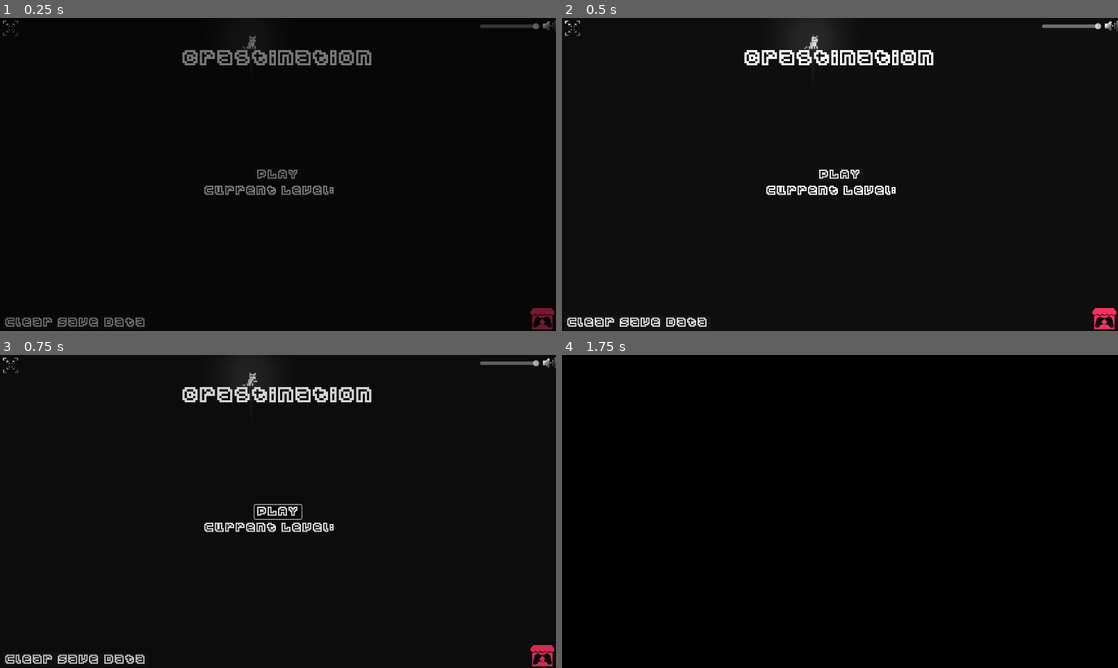
Above: before the commit, frames 1-4 (two rows, left to right).
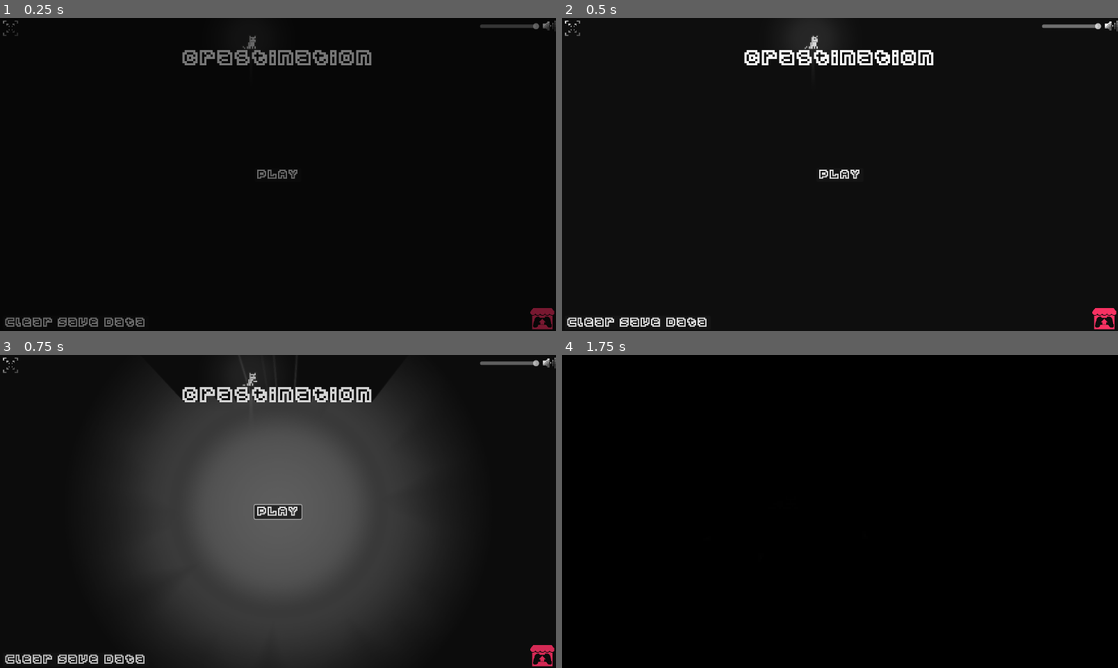
Above: after the commit, the same moments.

Repository: nwrenger/Crastination
Game: Godot game, scene res://World/Title.tscn
The game is run twice, just before and just after one commit, with the same random seed, the same clock (stepped at 60 frames per second) and the same inputs.
Inputs:
- Up to frame 1 (0.25 s): no input
- Up to frame 2 (0.5 s): no input
- Up to frame 3 (0.75 s): click "PLAY" at 0.5 s
- Up to frame 4 (1.75 s): click "PLAY" at 1.25 s

The runs differ from the first frame. In frame 1, 0.4% of the frame differs, in the area x 36-60%, y 53-57%; in frame 2, 0.4%; in frame 3, 40%, in the area x 22-79%, y 7-100%; in frame 4, nothing differs.
Error in both runs: Cannot call method 'get_as_text' on a null value. (res://UI/Save.gd:12)

Commit message:
:sparkles: Completed Converting Project One Exception: Moving Platforms Currently don't work, but Levels are still playable

Diff:
--- a/MovingPlattform/MovingPlattform.gd
+++ b/MovingPlattform/MovingPlattform.gd
@@ -2,8 +2,8 @@
 
 @export var animationleft := false
 
-func _ready():
-	if animationleft:
-		$Animation.play("movingleft")
-	else:
-		$Animation.play("movingright")
+#func _ready():
+#	if animationleft:
+#		$Animation.play("movingleft")
+#	else:
+#		$Animation.play("movingright")
--- a/MovingPlattform/MovingPlattform.tscn
+++ b/MovingPlattform/MovingPlattform.tscn
@@ -65,14 +65,15 @@
 [node name="MovingPlattform" type="Node2D"]
 script = ExtResource("2")
 
-[node name="AnimatableBody2D" type="AnimatableBody2D" parent="."]
-physics_material_override = SubResource("PhysicsMaterial_ksbq7")
-
-[node name="TileMap" type="TileMap" parent="AnimatableBody2D"]
+[node name="TileMap" type="TileMap" parent="."]
 tile_set = ExtResource("1")
 collision_animatable = true
 format = 2
 layer_0/tile_data = PackedInt32Array(-8, 4, 0, -7, 3, 0, -6, 5, 0, -5, 3, 0, -4, 5, 0, -3, 3, 0, -2, 5, 0, -1, 3, 0, -6 …(699 unchanged characters)…
+
+[node name="AnimatableBody2D" type="AnimatableBody2D" parent="."]
+visible = false
+physics_material_override = SubResource("PhysicsMaterial_ksbq7")
 
 [node name="Animation" type="AnimationPlayer" parent="."]
 autoplay = "reset"
--- a/World/Level/End.tscn
+++ b/World/Level/End.tscn
@@ -57,10 +57,12 @@
 [node name="Background" parent="." instance=ExtResource("2")]
 
 [node name="PointLight2D" type="PointLight2D" parent="."]
-position = Vector2(630, 349)
-energy = 8.0
-texture = ExtResource("3_gk373")
-texture_scale = 5.0
+texture_filter = 1
+texture_repeat = 2
+position = Vector2(644, 360)
+blend_mode = 1
+texture = ExtResource("3_nv3ly")
+texture_scale = 6.35
 
 [node name="AnimationFade" type="AnimationPlayer" parent="."]
 method_call_mode = 1
--- a/World/Level/Level10/Level10.1.tscn
+++ b/World/Level/Level10/Level10.1.tscn
@@ -8,6 +8,7 @@
 [ext_resource type="FontFile" path="res://Fonts/Text.tres" id="6_ky205"]
 [ext_resource type="PackedScene" uid="uid://bsprmlvm1l1e5" path="res://Portal/Portal.tscn" id="7"]
 [ext_resource type="PackedScene" uid="uid://bmopgmk8epuig" path="res://World/Level/Level10/MessagePortal1.tscn" id="8"]
+[ext_resource type="Texture2D" uid="uid://buo25vgp3y7ea" path="res://World/Light/spot.png" id="9_cievx"]
 
 [sub_resource type="AtlasTexture" id="1"]
 atlas = ExtResource("3")
@@ -70,12 +71,29 @@
 
 [node name="Player" parent="." instance=ExtResource("2")]
 
-[node name="DarkCat" type="Node2D" parent="."]
-light_mask = 3
-position = Vector2(246.667, 0.333333)
-
-[node name="Sprite2D" type="AnimatedSprite2D" parent="DarkCat"]
+[node name="DarkCat" type="AnimatedSprite2D" parent="."]
 modulate = Color(0, 0, 0, 1)
 light_mask = 2
+position = Vector2(246.667, 0.333333)
 sprite_frames = SubResource("5")
+autoplay = "default"
 frame = 1
+
+[node name="NoShadow" type="PointLight2D" parent="DarkCat"]
+position = Vector2(0, 7)
+energy = 0.75
+blend_mode = 1
+texture = ExtResource("9_cievx")
+texture_scale = 0.8
+
+[node name="Shadow" type="PointLight2D" parent="DarkCat"]
+light_mask = 3
+visibility_layer = 3
+position = Vector2(0, 7)
+blend_mode = 1
+shadow_enabled = true
+shadow_color = Color(0, 0, 0, 1)
+shadow_filter = 2
+shadow_item_cull_mask = 3
+texture = ExtResource("9_cievx")
+texture_scale = 1.2
--- a/World/Level/Level10/Level10.2.tscn
+++ b/World/Level/Level10/Level10.2.tscn
@@ -8,6 +8,7 @@
 [ext_resource type="PackedScene" path="res://World/Terrain/Borders.tscn" id="6"]
 [ext_resource type="PackedScene" uid="uid://bsprmlvm1l1e5" path="res://Portal/Portal.tscn" id="7"]
 [ext_resource type="PackedScene" uid="uid://b1fi4ws025kga" path="res://World/Level/Level10/MessagePortal2.tscn" id="8"]
+[ext_resource type="Texture2D" uid="uid://buo25vgp3y7ea" path="res://World/Light/spot.png" id="9_7ngmm"]
 
 [sub_resource type="AtlasTexture" id="1"]
 atlas = ExtResource("3")
@@ -71,11 +72,28 @@
 
 [node name="Player" parent="." instance=ExtResource("2")]
 
-[node name="DarkCat" type="Node2D" parent="."]
-light_mask = 3
-position = Vector2(246.667, 0.333333)
-
-[node name="Sprite2D" type="AnimatedSprite2D" parent="DarkCat"]
+[node name="DarkCat" type="AnimatedSprite2D" parent="."]
 modulate = Color(0, 0, 0, 1)
 light_mask = 2
-sprite_frames = SubResource("5")
+position = Vector2(246.667, 0.333333)
+sprite_frames = SubResource("SpriteFrames_h3ya0")
+autoplay = "default"
+
+[node name="NoShadow" type="PointLight2D" parent="DarkCat"]
+position = Vector2(0, 7)
+energy = 0.75
+blend_mode = 1
+texture = ExtResource("9_7ngmm")
+texture_scale = 1.1
+
+[node name="Shadow" type="PointLight2D" parent="DarkCat"]
+light_mask = 3
+visibility_layer = 3
+position = Vector2(0, 7)
+blend_mode = 1
+shadow_enabled = true
+shadow_color = Color(0, 0, 0, 1)
+shadow_filter = 2
+shadow_item_cull_mask = 3
+texture = ExtResource("9_7ngmm")
+texture_scale = 1.5
--- a/World/Level/Level10/Level10.3.tscn
+++ b/World/Level/Level10/Level10.3.tscn
@@ -8,6 +8,7 @@
 [ext_resource type="PackedScene" path="res://World/Terrain/Borders.tscn" id="6"]
 [ext_resource type="PackedScene" uid="uid://bsprmlvm1l1e5" path="res://Portal/Portal.tscn" id="7"]
 [ext_resource type="PackedScene" uid="uid://bws3puyqbcbuu" path="res://World/Level/Level10/MessagePortal3.tscn" id="8"]
+[ext_resource type="Texture2D" uid="uid://buo25vgp3y7ea" path="res://World/Light/spot.png" id="9_wgvpi"]
 
 [sub_resource type="AtlasTexture" id="1"]
 atlas = ExtResource("3")
@@ -71,12 +72,28 @@
 
 [node name="Player" parent="." instance=ExtResource("2")]
 
-[node name="DarkCat" type="Node2D" parent="."]
-light_mask = 3
-position = Vector2(246.667, 0.333333)
-
-[node name="Sprite2D" type="AnimatedSprite2D" parent="DarkCat"]
+[node name="DarkCat" type="AnimatedSprite2D" parent="."]
 modulate = Color(0, 0, 0, 1)
 light_mask = 2
-sprite_frames = SubResource("5")
-frame = 2
+position = Vector2(246.667, 0.333333)
+sprite_frames = SubResource("SpriteFrames_7ltrq")
+autoplay = "default"
+
+[node name="NoShadow" type="PointLight2D" parent="DarkCat"]
+position = Vector2(0, 7)
+energy = 0.75
+blend_mode = 1
+texture = ExtResource("9_wgvpi")
+texture_scale = 1.3
+
+[node name="Shadow" type="PointLight2D" parent="DarkCat"]
+light_mask = 3
+visibility_layer = 3
+position = Vector2(0, 7)
+blend_mode = 1
+shadow_enabled = true
+shadow_color = Color(0, 0, 0, 1)
+shadow_filter = 2
+shadow_item_cull_mask = 3
+texture = ExtResource("9_wgvpi")
+texture_scale = 1.7
--- a/World/Level/Level10/Level10.4.tscn
+++ b/World/Level/Level10/Level10.4.tscn
@@ -1,48 +1,13 @@
-[gd_scene load_steps=16 format=3 uid="uid://bfblk6ugj6f1y"]
+[gd_scene load_steps=17 format=3 uid="uid://bfblk6ugj6f1y"]
 
 [ext_resource type="TileSet" uid="uid://dmwva45vx8phu" path="res://World/Terrain/Tileset.tres" id="1"]
 [ext_resource type="Texture2D" uid="uid://c0um0smge7r6p" path="res://Player/CatSpriteSheet.png" id="3"]
 [ext_resource type="FontFile" path="res://Fonts/Text.tres" id="4_26j2g"]
+[ext_resource type="Texture2D" uid="uid://buo25vgp3y7ea" path="res://World/Light/spot.png" id="4_fwcni"]
 [ext_resource type="PackedScene" path="res://World/Terrain/Background.tscn" id="5"]
 [ext_resource type="SpriteFrames" uid="uid://c3qaqms5oug7b" path="res://Player/PlayerSprites.tres" id="6"]
 [ext_resource type="Script" path="res://World/Level/Level10/Animation.gd" id="7"]
 [ext_resource type="PackedScene" uid="uid://dn47eubrdwcgl" path="res://UI/PauseMenu/PauseMenu.tscn" id="8"]
-
-[sub_resource type="AtlasTexture" id="7"]
-atlas = ExtResource("3")
-region = Rect2(0, 192, 32, 32)
-
-[sub_resource type="AtlasTexture" id="8"]
-atlas = ExtResource("3")
-region = Rect2(32, 192, 32, 32)
-
-[sub_resource type="AtlasTexture" id="9"]
-atlas = ExtResource("3")
-region = Rect2(64, 192, 32, 32)
-
-[sub_resource type="AtlasTexture" id="10"]
-atlas = ExtResource("3")
-region = Rect2(96, 192, 32, 32)
-
-[sub_resource type="SpriteFrames" id="5"]
-animations = [{
-"frames": [{
-"duration": 1.0,
-"texture": SubResource("7")
-}, {
-"duration": 1.0,
-"texture": SubResource("8")
-}, {
-"duration": 1.0,
-"texture": SubResource("9")
-}, {
-"duration": 1.0,
-"texture": SubResource("10")
-}],
-"loop": true,
-"name": &"default",
-"speed": 5.0
-}]
 
 [sub_resource type="Animation" id="12"]
 length = 0.001
@@ -57,6 +22,78 @@
 "transitions": PackedFloat32Array(1),
 "update": 0,
 "values": [false]
+}
+tracks/1/type = "value"
+tracks/1/imported = false
+tracks/1/enabled = true
+tracks/1/path = NodePath("DarkCat/NoShadow:texture_scale")
+tracks/1/interp = 1
+tracks/1/loop_wrap = true
+tracks/1/keys = {
+"times": PackedFloat32Array(0),
+"transitions": PackedFloat32Array(1),
+"update": 0,
+"values": [1.5]
+}
+tracks/2/type = "value"
+tracks/2/imported = false
+tracks/2/enabled = true
+tracks/2/path = NodePath("DarkCat/Shadow:texture_scale")
+tracks/2/interp = 1
+tracks/2/loop_wrap = true
+tracks/2/keys = {
+"times": PackedFloat32Array(0),
+"transitions": PackedFloat32Array(1),
+"update": 0,
+"values": [2.0]
+}
+tracks/3/type = "value"
+tracks/3/imported = false
+tracks/3/enabled = true
+tracks/3/path = NodePath("DarkCat/NoShadow:energy")
+tracks/3/interp = 1
+tracks/3/loop_wrap = true
+tracks/3/keys = {
+"times": PackedFloat32Array(0),
+"transitions": PackedFloat32Array(1),
+"update": 0,
+"values": [0.75]
+}
+tracks/4/type = "value"
+tracks/4/imported = false
+tracks/4/enabled = true
+tracks/4/path = NodePath("DarkCat/Shadow:energy")
+tracks/4/interp = 1
+tracks/4/loop_wrap = true
+tracks/4/keys = {
+"times": PackedFloat32Array(0),
+"transitions": PackedFloat32Array(1),
+"update": 0,
+"values": [1.0]
+}
+tracks/5/type = "value"
+tracks/5/imported = false
+tracks/5/enabled = true
+tracks/5/path = NodePath("Cat/Sprite2D/NoShadow:energy")
+tracks/5/interp = 1
+tracks/5/loop_wrap = true
+tracks/5/keys = {
+"times": PackedFloat32Array(0),
+"transitions": PackedFloat32Array(1),
+"update": 0,
+"values": [0.75]
+}
+tracks/6/type = "value"
+tracks/6/imported = false
+tracks/6/enabled = true
+tracks/6/path = NodePath("Cat/Sprite2D/Shadow:energy")
+tracks/6/interp = 1
+tracks/6/loop_wrap = true
+tracks/6/keys = {
+"times": PackedFloat32Array(0),
+"transitions": PackedFloat32Array(1),
+"update": 0,
+"values": [1.0]
 }
 
 [sub_resource type="Animation" id="11"]
@@ -72,7 +109,7 @@
 "times": PackedFloat32Array(0, 8),
 "transitions": PackedFloat32Array(1, 1),
 "update": 0,
-"values": [Vector2(0.5, 0.5), Vector2(1.5, 1.5)]
+"values": [Vector2(1.6, 1.6), Vector2(1, 1)]
 }
 tracks/1/type = "value"
 tracks/1/imported = false
@@ -117,10 +154,82 @@
 tracks/4/interp = 1
 tracks/4/loop_wrap = true
 tracks/4/keys = {
-"times": PackedFloat32Array(0, 15.5, 18.1),
+"times": PackedFloat32Array(0, 15.5, 25),
 "transitions": PackedFloat32Array(1, 1, 1),
 "update": 0,
-"values": [Vector2(0, 0), Vector2(0, 0), Vector2(0, 400)]
+"values": [Vector2(0, 0), Vector2(0, 0), Vector2(0, 1400)]
+}
+tracks/5/type = "value"
+tracks/5/imported = false
+tracks/5/enabled = true
+tracks/5/path = NodePath("DarkCat/NoShadow:texture_scale")
+tracks/5/interp = 1
+tracks/5/loop_wrap = true
+tracks/5/keys = {
+"times": PackedFloat32Array(0, 6, 8, 10, 14, 25),
+"transitions": PackedFloat32Array(1, 1, 1, 1, 1, 1),
+"update": 0,
+"values": [1.5, 1.5, 2.0, 3.0, 20.0, 50.0]
+}
+tracks/6/type = "value"
+tracks/6/imported = false
+tracks/6/enabled = true
+tracks/6/path = NodePath("DarkCat/Shadow:texture_scale")
+tracks/6/interp = 1
+tracks/6/loop_wrap = true
+tracks/6/keys = {
+"times": PackedFloat32Array(0, 6, 8, 10, 14, 25),
+"transitions": PackedFloat32Array(1, 1, 1, 1, 1, 1),
+"update": 0,
+"values": [2.0, 2.0, 2.5, 3.5, 25.0, 50.0]
+}
+tracks/7/type = "value"
+tracks/7/imported = false
+tracks/7/enabled = true
+tracks/7/path = NodePath("DarkCat/NoShadow:energy")
+tracks/7/interp = 1
+tracks/7/loop_wrap = true
+tracks/7/keys = {
+"times": PackedFloat32Array(0, 14, 17.1, 25),
+"transitions": PackedFloat32Array(1, 1, 1, 1),
+"update": 0,
+"values": [0.75, 0.75, 1.5, 7.5]
+}
+tracks/8/type = "value"
+tracks/8/imported = false
+tracks/8/enabled = true
+tracks/8/path = NodePath("DarkCat/Shadow:energy")
+tracks/8/interp = 1
+tracks/8/loop_wrap = true
+tracks/8/keys = {
+"times": PackedFloat32Array(0, 14, 17.1, 25),
+"transitions": PackedFloat32Array(1, 1, 1, 1),
+"update": 0,
+"values": [1.0, 1.0, 2.0, 10.0]
+}
+tracks/9/type = "value"
+tracks/9/imported = false
+tracks/9/enabled = true
+tracks/9/path = NodePath("Cat/Sprite2D/NoShadow:energy")
+tracks/9/interp = 1
+tracks/9/loop_wrap = true
+tracks/9/keys = {
+"times": PackedFloat32Array(0, 15.5),
+"transitions": PackedFloat32Array(1, 1),
+"update": 0,
+"values": [0.75, 0.0]
+}
+tracks/10/type = "value"
+tracks/10/imported = false
+tracks/10/enabled = true
+tracks/10/path = NodePath("Cat/Sprite2D/Shadow:energy")
+tracks/10/interp = 1
+tracks/10/loop_wrap = true
+tracks/10/keys = {
+"times": PackedFloat32Array(0, 15.5),
+"transitions": PackedFloat32Array(1, 1),
+"update": 0,
+"values": [1.0, 0.0]
 }
 
 [sub_resource type="AnimationLibrary" id="AnimationLibrary_vth85"]
@@ -128,6 +237,42 @@
 "RESET": SubResource("12"),
 "main": SubResource("11")
 }
+
+[sub_resource type="AtlasTexture" id="1"]
+atlas = ExtResource("3")
+region = Rect2(0, 192, 32, 32)
+
+[sub_resource type="AtlasTexture" id="2"]
+atlas = ExtResource("3")
+region = Rect2(32, 192, 32, 32)
+
+[sub_resource type="AtlasTexture" id="3"]
+atlas = ExtResource("3")
+region = Rect2(64, 192, 32, 32)
+
+[sub_resource type="AtlasTexture" id="4"]
+atlas = ExtResource("3")
+region = Rect2(96, 192, 32, 32)
+
+[sub_resource type="SpriteFrames" id="SpriteFrames_vi0oh"]
+animations = [{
+"frames": [{
+"duration": 1.0,
+"texture": SubResource("1")
+}, {
+"duration": 1.0,
+"texture": SubResource("2")
+}, {
+"duration": 1.0,
+"texture": SubResource("3")
+}, {
+"duration": 1.0,
+"texture": SubResource("4")
+}],
+"loop": true,
+"name": &"default",
+"speed": 5.0
+}]
 
 [node name="Level10" type="TileMap"]
 scale = Vector2(3, 3)
@@ -141,14 +286,31 @@
 
 [node name="Camera2D" type="Camera2D" parent="Cat"]
 position = Vector2(0, 26)
-zoom = Vector2(1.1125, 1.1125)
+zoom = Vector2(1.6, 1.6)
+position_smoothing_enabled = true
 
 [node name="Sprite2D" type="AnimatedSprite2D" parent="Cat"]
 light_mask = 2
 position = Vector2(-4.47035e-08, 16)
 sprite_frames = ExtResource("6")
 animation = &"idle"
-frame = 1
+autoplay = "idle"
+
+[node name="NoShadow" type="PointLight2D" parent="Cat/Sprite2D"]
+position = Vector2(0, 7)
+energy = 0.75
+texture = ExtResource("4_fwcni")
+texture_scale = 0.6
+
+[node name="Shadow" type="PointLight2D" parent="Cat/Sprite2D"]
+light_mask = 3
+visibility_layer = 3
+position = Vector2(0, 7)
+shadow_enabled = true
+shadow_color = Color(0, 0, 0, 1)
+shadow_filter = 2
+shadow_item_cull_mask = 3
+texture = ExtResource("4_fwcni")
 
 [node name="Text" type="RichTextLabel" parent="."]
 offset_left = 123.0
@@ -159,21 +321,37 @@
 theme_override_font_sizes/normal_font_size = 7
 text = "->"
 
-[node name="DarkCat" type="Node2D" parent="."]
-light_mask = 3
-position = Vector2(246.667, 0.333333)
-
-[node name="Sprite2D" type="AnimatedSprite2D" parent="DarkCat"]
-modulate = Color(0, 0, 0, 1)
-light_mask = 2
-sprite_frames = SubResource("5")
-frame = 1
-
 [node name="AnimationPlayer" type="AnimationPlayer" parent="."]
 libraries = {
 "": SubResource("AnimationLibrary_vth85")
 }
 script = ExtResource("7")
+
+[node name="DarkCat" type="AnimatedSprite2D" parent="."]
+modulate = Color(0, 0, 0, 1)
+light_mask = 2
+position = Vector2(246.667, 0.333333)
+sprite_frames = SubResource("SpriteFrames_vi0oh")
+autoplay = "default"
+
+[node name="NoShadow" type="PointLight2D" parent="DarkCat"]
+position = Vector2(0, 7)
+energy = 0.75
+blend_mode = 1
+texture = ExtResource("4_fwcni")
+texture_scale = 1.5
+
+[node name="Shadow" type="PointLight2D" parent="DarkCat"]
+light_mask = 3
+visibility_layer = 3
+position = Vector2(0, 7)
+blend_mode = 1
+shadow_enabled = true
+shadow_color = Color(0, 0, 0, 1)
+shadow_filter = 2
+shadow_item_cull_mask = 3
+texture = ExtResource("4_fwcni")
+texture_scale = 2.0
 
 [node name="Canvas" type="CanvasLayer" parent="."]
 
@@ -182,8 +360,8 @@
 offset_left = -2110.0
 offset_top = -950.0
 offset_right = 2104.0
-offset_bottom = 1044.0
-color = Color(0, 0, 0, 0)
+offset_bottom = 4949.0
+color = Color(0, 0, 0, 1)
 
 [node name="PauseMenu" parent="Canvas" instance=ExtResource("8")]
 
--- a/World/Level/Level10/Level10.tscn
+++ b/World/Level/Level10/Level10.tscn
@@ -8,6 +8,7 @@
 [ext_resource type="FontFile" path="res://Fonts/Text.tres" id="6_llp6p"]
 [ext_resource type="PackedScene" uid="uid://x857qw1vgq3c" path="res://World/Level/Level10/Level10.1.tscn" id="7"]
 [ext_resource type="PackedScene" uid="uid://bsprmlvm1l1e5" path="res://Portal/Portal.tscn" id="9"]
+[ext_resource type="Texture2D" uid="uid://buo25vgp3y7ea" path="res://World/Light/spot.png" id="9_jrj1v"]
 
 [sub_resource type="RectangleShape2D" id="6"]
 size = Vector2(12500, 3)
@@ -82,13 +83,29 @@
 
 [node name="Player" parent="." instance=ExtResource("2")]
 
-[node name="DarkCat" type="Node2D" parent="."]
-light_mask = 3
-position = Vector2(246.667, 0.333333)
-
-[node name="Sprite2D" type="AnimatedSprite2D" parent="DarkCat"]
+[node name="DarkCat" type="AnimatedSprite2D" parent="."]
 modulate = Color(0, 0, 0, 1)
 light_mask = 2
+position = Vector2(246.667, 0.333333)
 sprite_frames = SubResource("5")
+autoplay = "default"
+
+[node name="NoShadow" type="PointLight2D" parent="DarkCat"]
+position = Vector2(0, 7)
+energy = 0.75
+blend_mode = 1
+texture = ExtResource("9_jrj1v")
+texture_scale = 0.6
+
+[node name="Shadow" type="PointLight2D" parent="DarkCat"]
+light_mask = 3
+visibility_layer = 3
+position = Vector2(0, 7)
+blend_mode = 1
+shadow_enabled = true
+shadow_color = Color(0, 0, 0, 1)
+shadow_filter = 2
+shadow_item_cull_mask = 3
+texture = ExtResource("9_jrj1v")
 
 [connection signal="body_entered" from="BordersTP" to="BordersTP" method="BordersTP_entered"]
--- a/World/Level/Level10/MessagePortal1.tscn
+++ b/World/Level/Level10/MessagePortal1.tscn
@@ -1,8 +1,9 @@
-[gd_scene load_steps=8 format=3 uid="uid://bmopgmk8epuig"]
+[gd_scene load_steps=9 format=3 uid="uid://bmopgmk8epuig"]
 
 [ext_resource type="PackedScene" path="res://World/Terrain/Background.tscn" id="2"]
 [ext_resource type="Script" path="res://World/Level/Level10/MessagePortal.gd" id="3"]
 [ext_resource type="FontFile" path="res://Fonts/Text.tres" id="4_2jieo"]
+[ext_resource type="Texture2D" uid="uid://buo25vgp3y7ea" path="res://World/Light/spot.png" id="4_grih5"]
 [ext_resource type="PackedScene" uid="uid://dn47eubrdwcgl" path="res://UI/PauseMenu/PauseMenu.tscn" id="5"]
 [ext_resource type="PackedScene" uid="uid://duehawf40eucs" path="res://World/Level/Level10/Level10.2.tscn" id="6"]
 
@@ -45,6 +46,14 @@
 
 [node name="Background" parent="." instance=ExtResource("2")]
 
+[node name="PointLight2D" type="PointLight2D" parent="."]
+texture_filter = 1
+texture_repeat = 2
+position = Vector2(644, 360)
+blend_mode = 1
+texture = ExtResource("4_grih5")
+texture_scale = 6.35
+
 [node name="AnimationFade" type="AnimationPlayer" parent="."]
 method_call_mode = 1
 libraries = {
--- a/World/Level/Level10/MessagePortal2.tscn
+++ b/World/Level/Level10/MessagePortal2.tscn
@@ -1,7 +1,8 @@
-[gd_scene load_steps=8 format=3 uid="uid://b1fi4ws025kga"]
+[gd_scene load_steps=9 format=3 uid="uid://b1fi4ws025kga"]
 
 [ext_resource type="PackedScene" path="res://World/Terrain/Background.tscn" id="2"]
 [ext_resource type="Script" path="res://World/Level/Level10/MessagePortal.gd" id="3"]
+[ext_resource type="Texture2D" uid="uid://buo25vgp3y7ea" path="res://World/Light/spot.png" id="4_gj2dn"]
 [ext_resource type="FontFile" path="res://Fonts/Text.tres" id="4_k8eql"]
 [ext_resource type="PackedScene" uid="uid://dn47eubrdwcgl" path="res://UI/PauseMenu/PauseMenu.tscn" id="5"]
 [ext_resource type="PackedScene" uid="uid://eb41jdp3nuwn" path="res://World/Level/Level10/Level10.3.tscn" id="6"]
@@ -45,6 +46,14 @@
 
 [node name="Background" parent="." instance=ExtResource("2")]
 
+[node name="PointLight2D" type="PointLight2D" parent="."]
+texture_filter = 1
+texture_repeat = 2
+position = Vector2(644, 360)
+blend_mode = 1
+texture = ExtResource("4_gj2dn")
+texture_scale = 6.35
+
 [node name="AnimationFade" type="AnimationPlayer" parent="."]
 method_call_mode = 1
 libraries = {
--- a/World/Level/Level10/MessagePortal3.tscn
+++ b/World/Level/Level10/MessagePortal3.tscn
@@ -1,8 +1,9 @@
-[gd_scene load_steps=8 format=3 uid="uid://bws3puyqbcbuu"]
+[gd_scene load_steps=9 format=3 uid="uid://bws3puyqbcbuu"]
 
 [ext_resource type="PackedScene" path="res://World/Terrain/Background.tscn" id="2"]
 [ext_resource type="Script" path="res://World/Level/Level10/MessagePortal.gd" id="3"]
 [ext_resource type="FontFile" path="res://Fonts/Text.tres" id="4_04bkn"]
+[ext_resource type="Texture2D" uid="uid://buo25vgp3y7ea" path="res://World/Light/spot.png" id="4_rinjx"]
 [ext_resource type="PackedScene" uid="uid://dn47eubrdwcgl" path="res://UI/PauseMenu/PauseMenu.tscn" id="5"]
 [ext_resource type="PackedScene" uid="uid://bfblk6ugj6f1y" path="res://World/Level/Level10/Level10.4.tscn" id="6"]
 
@@ -45,6 +46,14 @@
 
 [node name="Background" parent="." instance=ExtResource("2")]
 
+[node name="PointLight2D" type="PointLight2D" parent="."]
+texture_filter = 1
+texture_repeat = 2
+position = Vector2(644, 360)
+blend_mode = 1
+texture = ExtResource("4_rinjx")
+texture_scale = 6.35
+
 [node name="AnimationFade" type="AnimationPlayer" parent="."]
 method_call_mode = 1
 libraries = {
--- a/World/Level/Start.tscn
+++ b/World/Level/Start.tscn
@@ -114,7 +114,6 @@
 [node name="Cat" type="AnimatedSprite2D" parent="TileMap"]
 light_mask = 2
 position = Vector2(101.8, 56)
-scale = Vector2(1, 1)
 sprite_frames = SubResource("5")
 autoplay = "default"
 frame_progress = 0.252574
@@ -133,13 +132,12 @@
 shadow_color = Color(0, 0, 0, 1)
 shadow_filter = 2
 shadow_item_cull_mask = 3
-texture = ExtResource("5_3xjon")
+texture = ExtResource("5_w1lyf")
 
 [node name="DarkCat" type="AnimatedSprite2D" parent="TileMap"]
 modulate = Color(0, 0, 0, 0)
 light_mask = 2
 position = Vector2(127.2, 56)
-scale = Vector2(1, 1)
 sprite_frames = SubResource("5")
 autoplay = "default"
 frame_progress = 0.634095
--- a/World/Title.tscn
+++ b/World/Title.tscn
@@ -1,9 +1,10 @@
-[gd_scene load_steps=31 format=3 uid="uid://djljxmuirevbj"]
+[gd_scene load_steps=32 format=3 uid="uid://djljxmuirevbj"]
 
 [ext_resource type="SpriteFrames" uid="uid://c3qaqms5oug7b" path="res://Player/PlayerSprites.tres" id="2_m74x0"]
 [ext_resource type="Script" path="res://World/Title.gd" id="3"]
-[ext_resource type="Texture2D" uid="uid://buo25vgp3y7ea" path="res://World/Light/spot.png" id="3_wda88"]
+[ext_resource type="Texture2D" uid="uid://buo25vgp3y7ea" path="res://World/Light/spot.png" id="3_ulocx"]
 [ext_resource type="PackedScene" uid="uid://cgrs1mfj4e2jd" path="res://World/Level/Level1.tscn" id="4"]
+[ext_resource type="Texture2D" uid="uid://rpwxhbcs7gbf" path="res://World/Light/light.png" id="4_2psgt"]
 [ext_resource type="PackedScene" uid="uid://bku0f3at4d2mb" path="res://UI/Music/MusicStopButton.tscn" id="5"]
 [ext_resource type="PackedScene" path="res://World/Terrain/Background.tscn" id="7"]
 [ext_resource type="PackedScene" uid="uid://bacx1pf3uyllq" path="res://UI/Itch.ioButton/ItchioButton.tscn" id="8"]
@@ -59,6 +60,18 @@
 "update": 0,
 "values": [Color(0, 0, 0, 1), Color(0, 0, 0, 0)]
 }
+tracks/1/type = "value"
+tracks/1/imported = false
+tracks/1/enabled = true
+tracks/1/path = NodePath("../PointLight2D:visible")
+tracks/1/interp = 1
+tracks/1/loop_wrap = true
+tracks/1/keys = {
+"times": PackedFloat32Array(0),
+"transitions": PackedFloat32Array(1),
+"update": 1,
+"values": [false]
+}
 
 [sub_resource type="Animation" id="4"]
 resource_name = "FadeOut"
@@ -74,6 +87,18 @@
 "update": 0,
 "values": [Color(0, 0, 0, 0), Color(0, 0, 0, 1)]
 }
+tracks/1/type = "value"
+tracks/1/imported = false
+tracks/1/enabled = true
+tracks/1/path = NodePath("../PointLight2D:visible")
+tracks/1/interp = 1
+tracks/1/loop_wrap = true
+tracks/1/keys = {
+"times": PackedFloat32Array(0),
+"transitions": PackedFloat32Array(1),
+"update": 1,
+"values": [true]
+}
 
 [sub_resource type="AnimationLibrary" id="AnimationLibrary_vp76y"]
 _data = {
@@ -161,6 +186,14 @@
 [node name="n2" type="LightOccluder2D" parent="Shadow"]
 position = Vector2(187, 0)
 occluder = SubResource("11")
+
+[node name="PointLight2D" type="PointLight2D" parent="."]
+visible = false
+position = Vector2(660, 363)
+energy = 7.0
+shadow_enabled = true
+shadow_filter = 1
+texture = ExtResource("4_2psgt")
 
 [node name="Canvas" type="CanvasLayer" parent="."]
 script = ExtResource("3")
@@ -177,6 +210,7 @@
 Level10 = ExtResource("21")
 
 [node name="CurrentLevel" type="RichTextLabel" parent="Canvas"]
+visible = false
 anchors_preset = 8
 anchor_left = 0.5
 anchor_top = 0.5
--- a/project.godot
+++ b/project.godot
@@ -81,5 +81,4 @@
 environment/defaults/default_clear_color=Color(0.101961, 0.101961, 0.101961, 1)
 environment/defaults/default_environment="res://default_env.tres"
 textures/canvas_textures/default_texture_filter=0
-textures/canvas_textures/default_texture_repeat=1
 2d/options/use_nvidia_rect_flicker_workaround=true
Not shown: 3 places in Player/Player.tscn that only renumber resources
Not shown: 2 places in Portal/Portal.tscn that only renumber resources
Not shown: 1 places in World/Level/End.tscn that only renumber resources
Not shown: 1 places in World/Level/Level10/Level10.1.tscn that only renumber resources
Not shown: 2 places in World/Level/Level10/Level10.2.tscn that only renumber resources
Not shown: 2 places in World/Level/Level10/Level10.3.tscn that only renumber resources
Not shown: 1 places in World/Level/Level10/Level10.tscn that only renumber resources
Not shown: 4 places in World/Level/Start.tscn that only renumber resources
Not shown, changed: World/Light/spot.png.import
Not shown: 2 places in World/Title.tscn that only renumber resources
